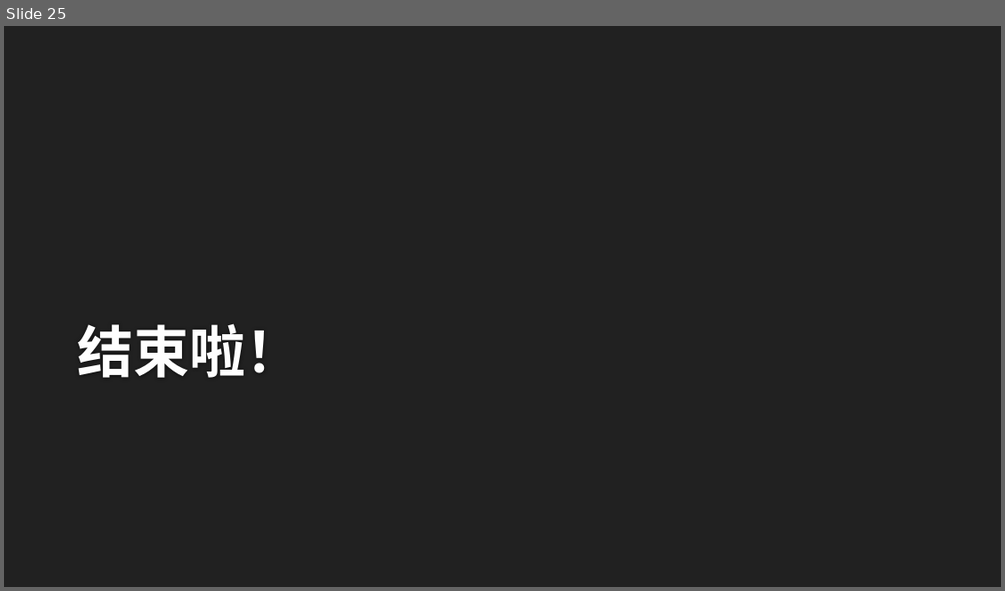
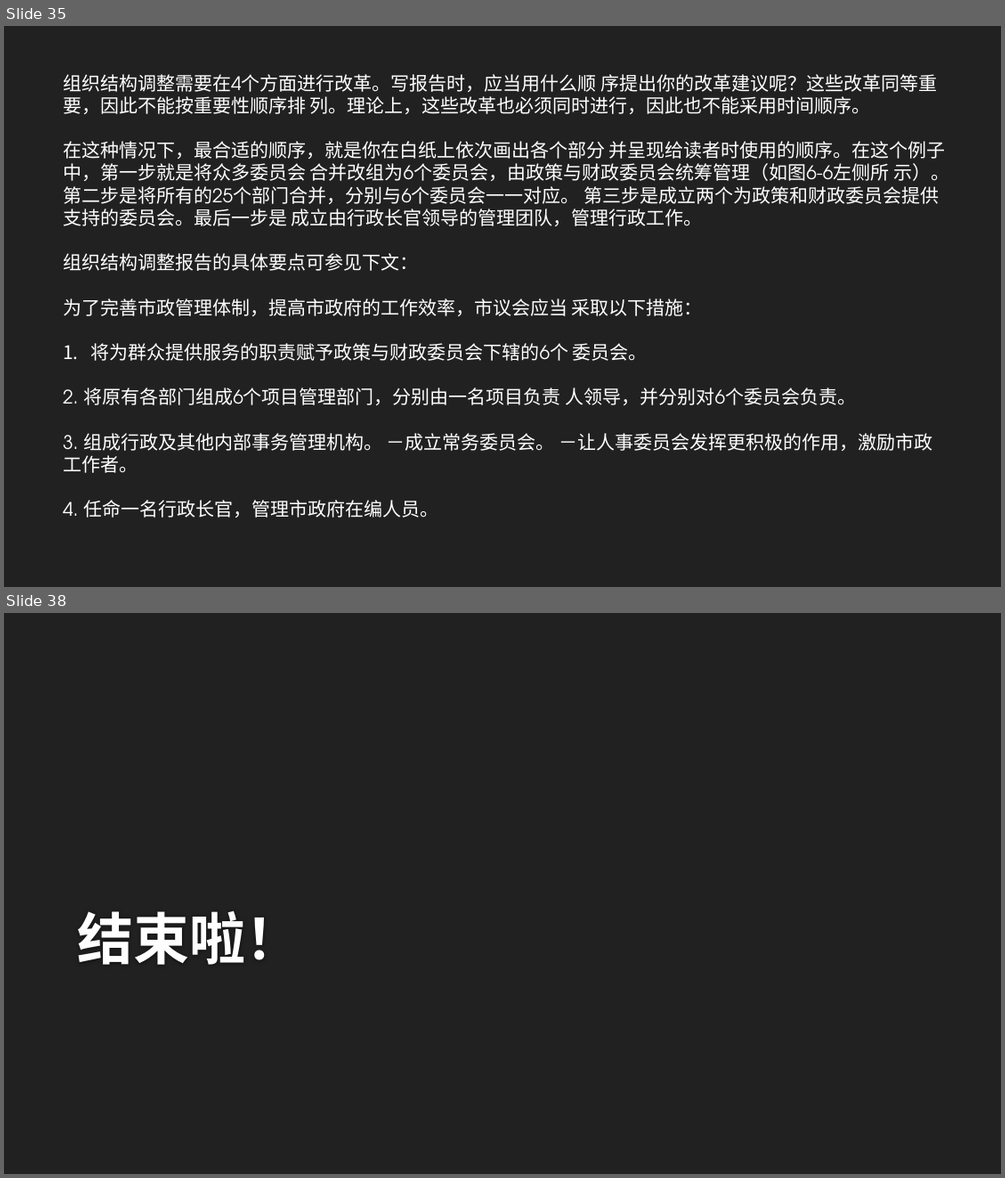
Before and after one commit to wangxm47/Transfer-folder, a slide deck: 2022学习班-第三期.pptx. Shown one above the other, each under a label of ours: slide 25 before the commit, slides 35 and 38 after it; the slides between them are not shown. The pictures are 1005x591 and 1005x1178 pixels, drawn with LibreOffice and Linux fonts; fonts in the diff are those of the drawing; background and template pictures are left out. Boxes give left, top, right and bottom in pixels: in the first picture for what was removed or moved away, otherwise in the second. Text is boxed around its words. In the diff, an @@ line names an element or a change of style, - is before the commit and + after.

Commit message:
第三期

```diff
--- a/2022学习班-第三期.pptx
+++ b/2022学习班-第三期.pptx
@@ slide 35 added at (x1=4, y1=26, x2=1001, y2=587), background #212121 @@
@@ text added at (x1=63, y1=74, x2=949, y2=517), 18 pt, text #FFFFFF @@
+组织结构调整需要在4个方面进行改革。写报告时，应当用什么顺 序提出你的改革建议呢？这些改革同等重要，因此不能按重要性顺序排 列。理论上，这些改革也必须同时进行，因此也不能采用时间顺序。
+在这种情况下，最合适的顺序，就是你在白纸上依次画出各个部分 并呈现给读者时使用的顺序。在这个例子中，第一步就是将众多委员会 合并改组为6个委员会，由政策与财政委员会统筹管理（如图6-6左侧所 示）。第二步是将所有的25个部门合并，分别与6个委员会一一对应。 第三步是成立两个为政策和财政委员会提供支持的委员会。最后一步是 成立由行政长官领导的管理团队，管理行政工作。
+组织结构调整报告的具体要点可参见下文：
+为了完善市政管理体制，提高市政府的工作效率，市议会应当 采取以下措施：
+1. 将为群众提供服务的职责赋予政策与财政委员会下辖的6个 委员会。
+2. 将原有各部门组成6个项目管理部门，分别由一名项目负责 人领导，并分别对6个委员会负责。
+3. 组成行政及其他内部事务管理机构。 －成立常务委员会。 －让人事委员会发挥更积极的作用，激励市政工作者。
+4. 任命一名行政长官，管理市政府在编人员。
@@ what was slide 25 is now slide 38 @@
```
Also in this commit, not shown: 14 slides changed, 18 other slides added, 6 slides removed.
